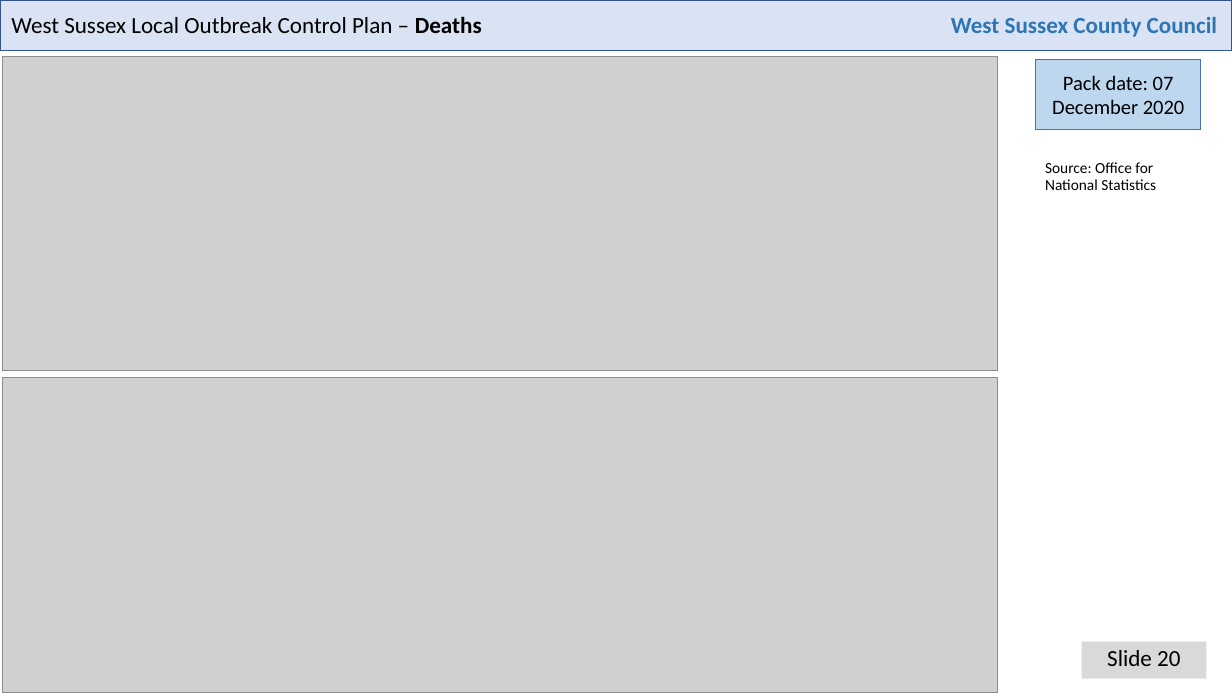
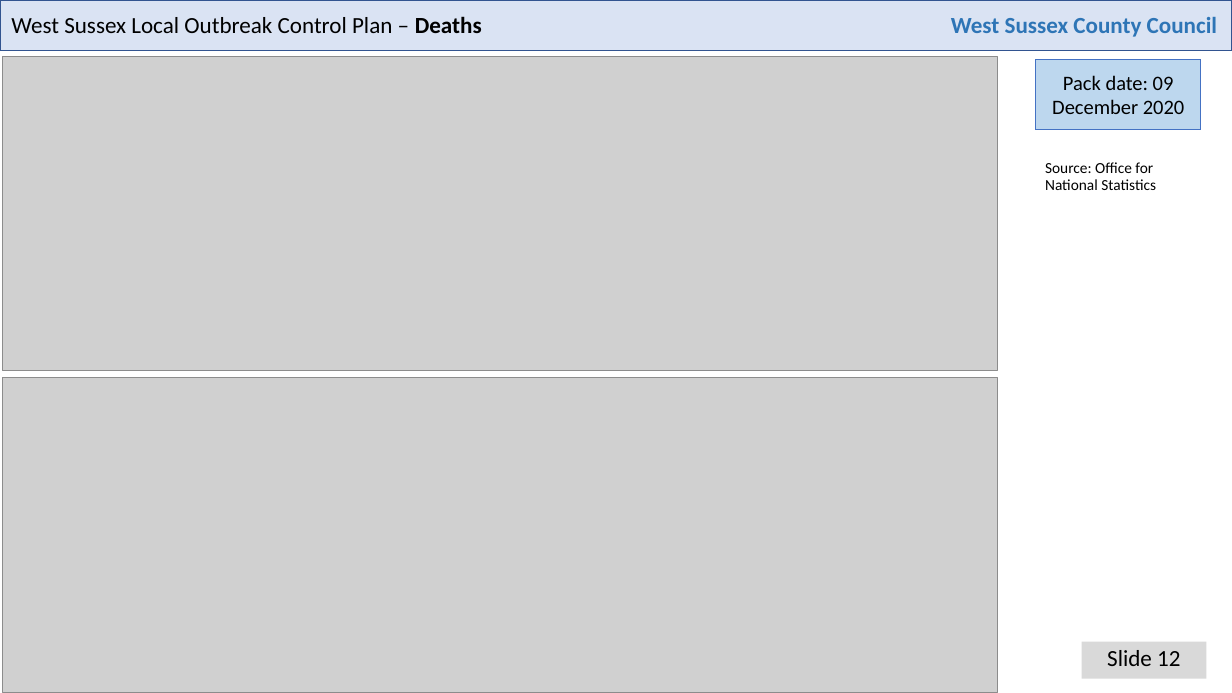
Before and after one commit to psychty/wsx_covid_datapack_public, a slide deck: slide 12 of Latest_West_Sussex_C19_slide_deck.pptx (slide 20 before the commit). Drawn at 1232x693 pixels with LibreOffice and Linux fonts; fonts in the diff are those of the drawing; grey boxes stand for pictures. Boxes give left, top, right and bottom in pixels: in the first picture for what was removed or moved away, otherwise in the second. Text is boxed around its words. In the diff, an @@ line names an element or a change of style, - is before the commit and + after.

```diff
--- a/Latest_West_Sussex_C19_slide_deck.pptx
+++ b/Latest_West_Sussex_C19_slide_deck.pptx
@@ text in rectangle at bbox=[1052, 75, 1184, 114]: text changed @@
-Pack date: 07 December 2020
+Pack date: 09 December 2020
@@ text at bbox=[1107, 650, 1180, 666]: text changed @@
-Slide 20
+Slide 12
```
Also in this commit, not shown: 16 other slides changed, 6 slides removed, 46 other files.
